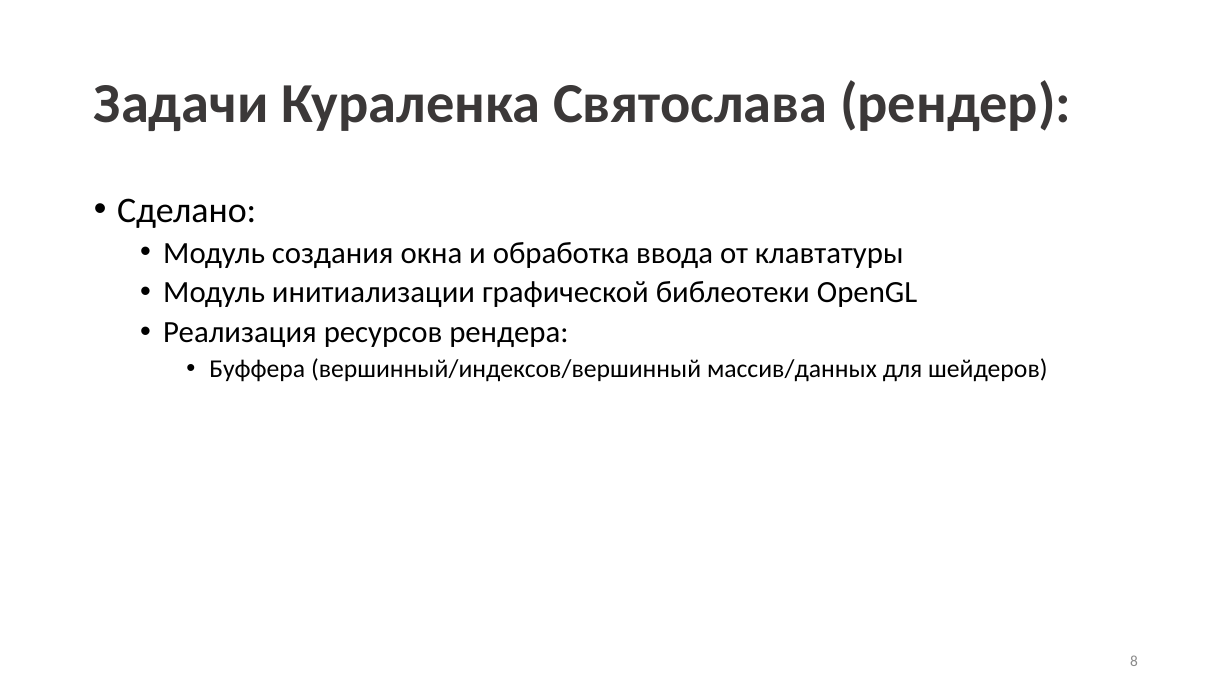
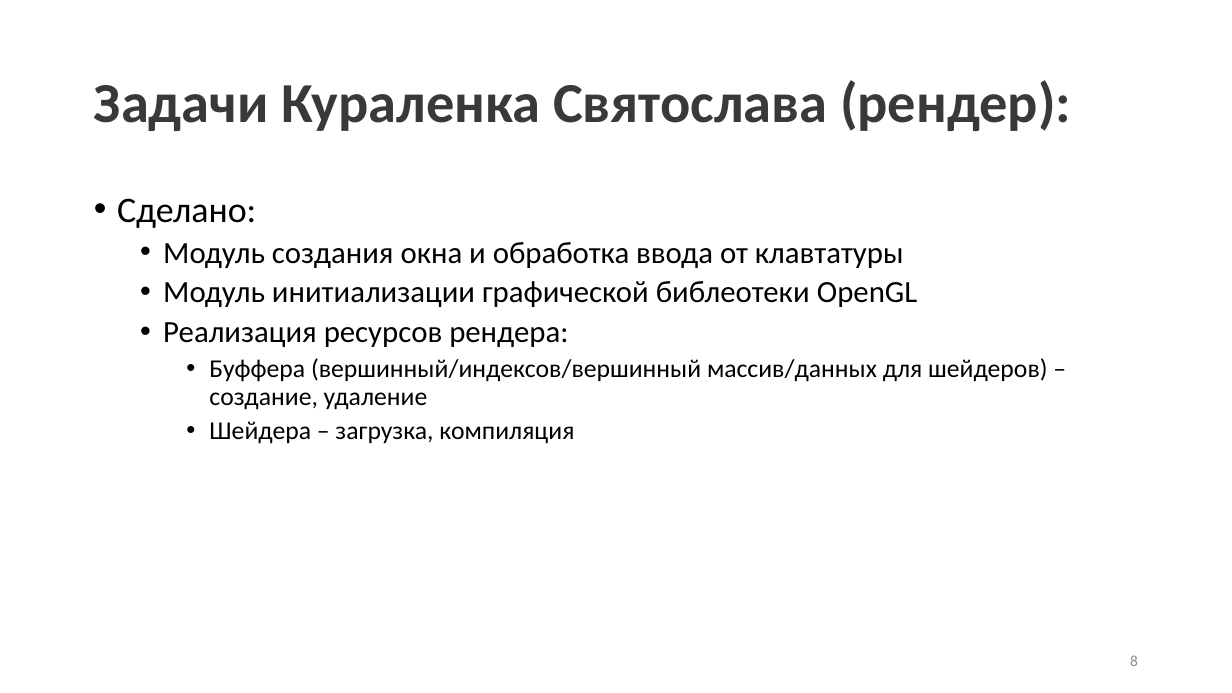
Before and after one commit to DmitriyVlasovDV1/CppRMRT, a slide deck: slide 8 of doc/presentation.pptx. Drawn at 1232x693 pixels with LibreOffice and Linux fonts; fonts in the diff are those of the drawing. Boxes give left, top, right and bottom in pixels: in the first picture for what was removed or moved away, otherwise in the second. Text is boxed around its words. In the diff, an @@ line names an element or a change of style, - is before the commit and + after.

Commit message:
add: first full presentation realisation

```diff
--- a/doc/presentation.pptx
+++ b/doc/presentation.pptx
@@ text at (209,358,1047,444): text changed @@
-    • Буффера (вершинный/индексов/вершинный массив/данных для шейдеров)
+    • Буффера (вершинный/индексов/вершинный массив/данных для шейдеров) – создание, удаление
+    • Шейдера – загрузка, компиляция
```
